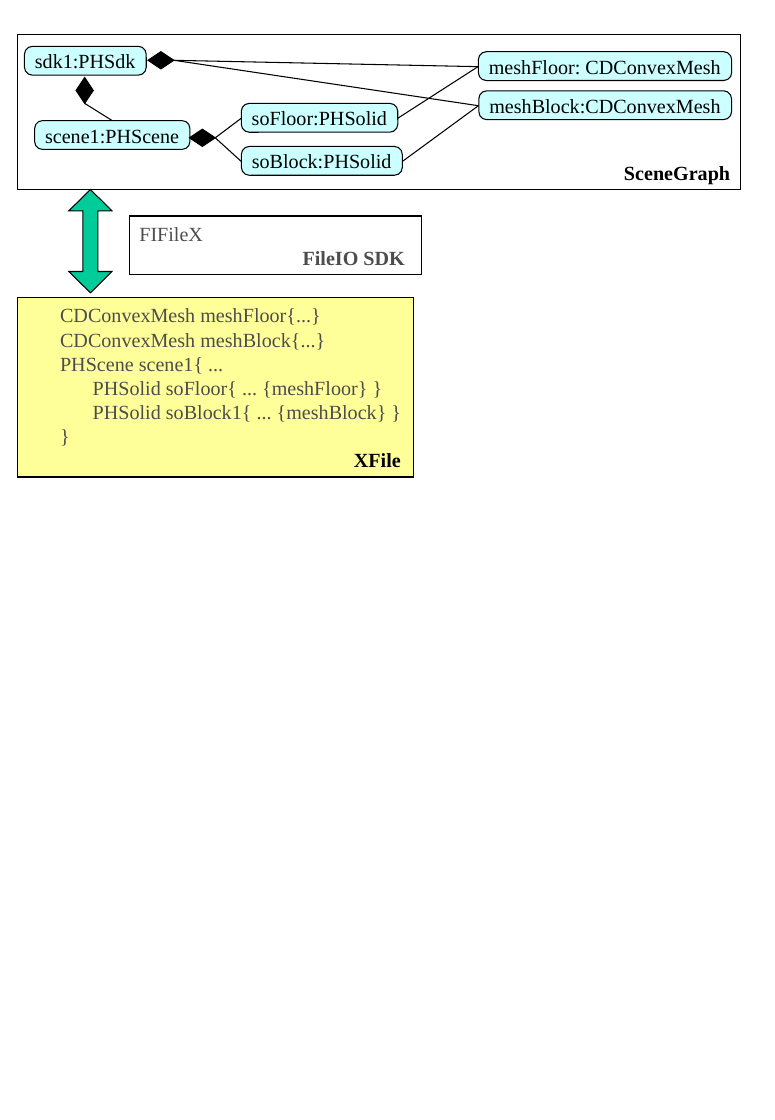
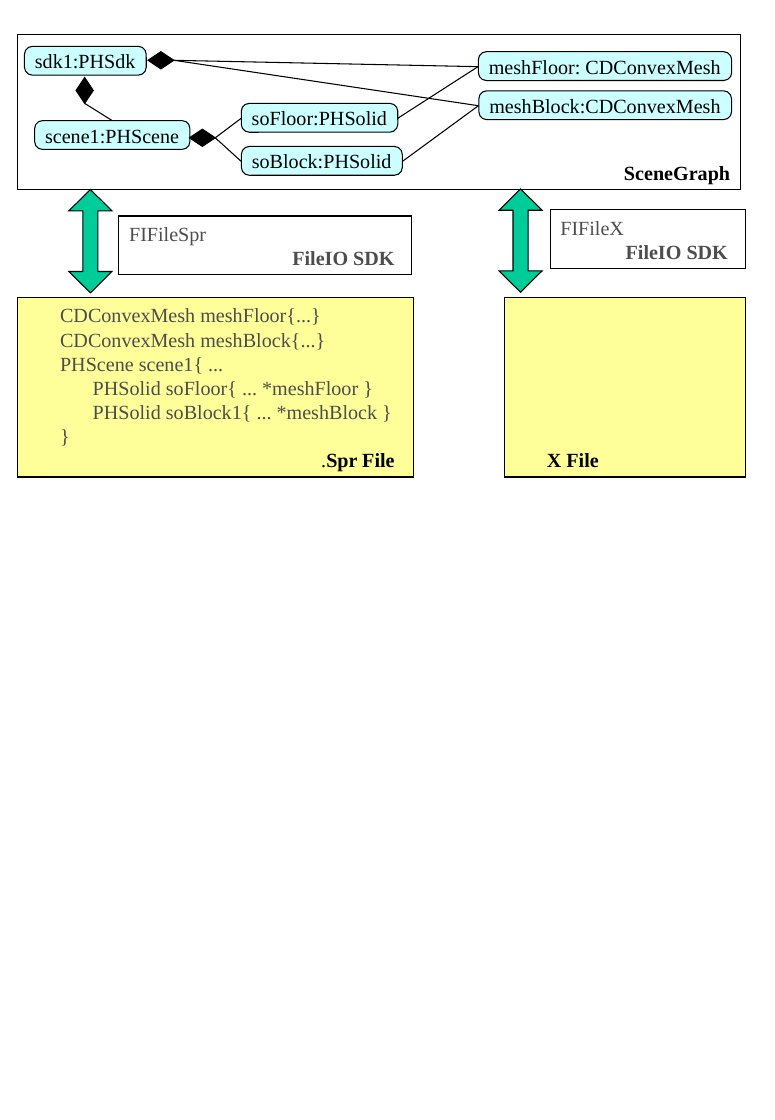
Before and after one commit to Springhead/Springhead, a slide deck: slide 8 of include/docsrc/01UsersGuide/fig.ppt. Drawn at 775x1120 pixels with LibreOffice and Linux fonts; fonts in the diff are those of the drawing. Boxes give left, top, right and bottom in pixels: in the first picture for what was removed or moved away, otherwise in the second. Text is boxed around its words. In the diff, an @@ line names an element or a change of style, - is before the commit and + after.

```diff
--- a/include/docsrc/01UsersGuide/fig.ppt
+++ b/include/docsrc/01UsersGuide/fig.ppt
@@ up down arrow added at bbox=[499, 189, 542, 292], fill #00CC99, outline #000000 0.74 pt @@
@@ rectangle "FIFileSpr": place and size @@
-rectangle "FIFileSpr" at bbox=[129, 216, 422, 275]
+rectangle "FIFileSpr" at bbox=[119, 216, 411, 275]
@@ text in rectangle at bbox=[129, 227, 206, 245]: text changed @@
-FIFileX
+FIFileSpr
@@ rectangle added at bbox=[550, 210, 745, 269], fill #FFFFFF, outline #000000 0.74 pt, 14 pt, text #4D4D4D, bold @@
+FIFileX
+FileIO SDK
@@ rectangle added at bbox=[504, 298, 746, 477], fill #FFFF99, outline #000000 0.74 pt, 14 pt, text #000000, bold @@
+X File
@@ text in rectangle at bbox=[93, 381, 378, 422]: text changed @@
-PHSolid soFloor{ ... {meshFloor} }
-PHSolid soBlock1{ ... {meshBlock} }
+PHSolid soFloor{ ... *meshFloor }
+PHSolid soBlock1{ ... *meshBlock }
@@ text in rectangle at bbox=[321, 453, 394, 472]: text changed @@
-XFile
+.Spr File
```
Also in this commit, not shown: 5 other files.
